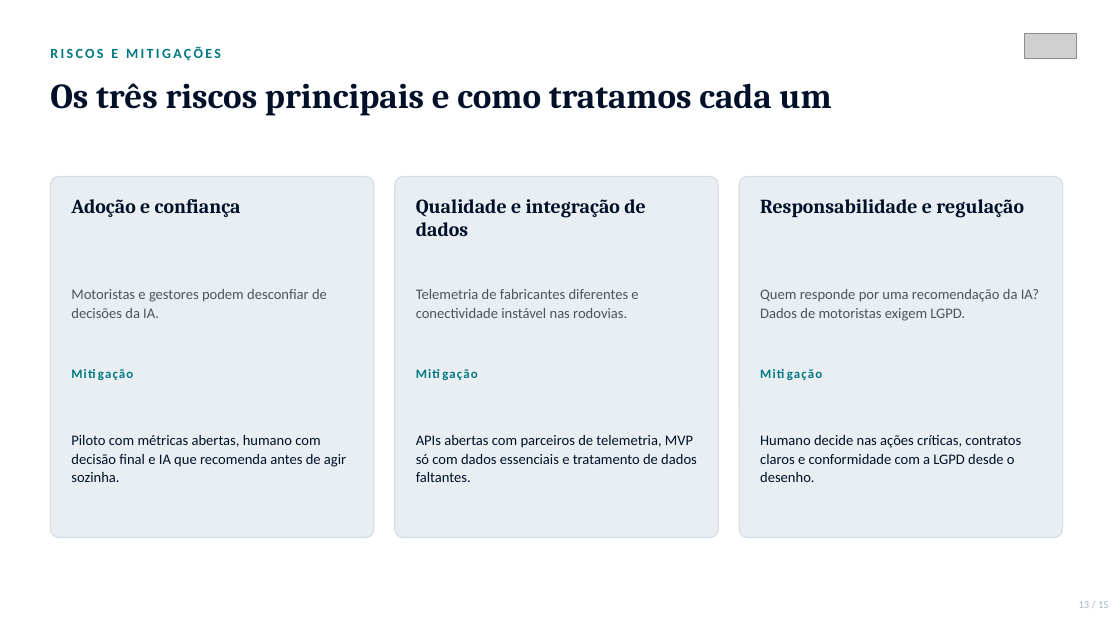
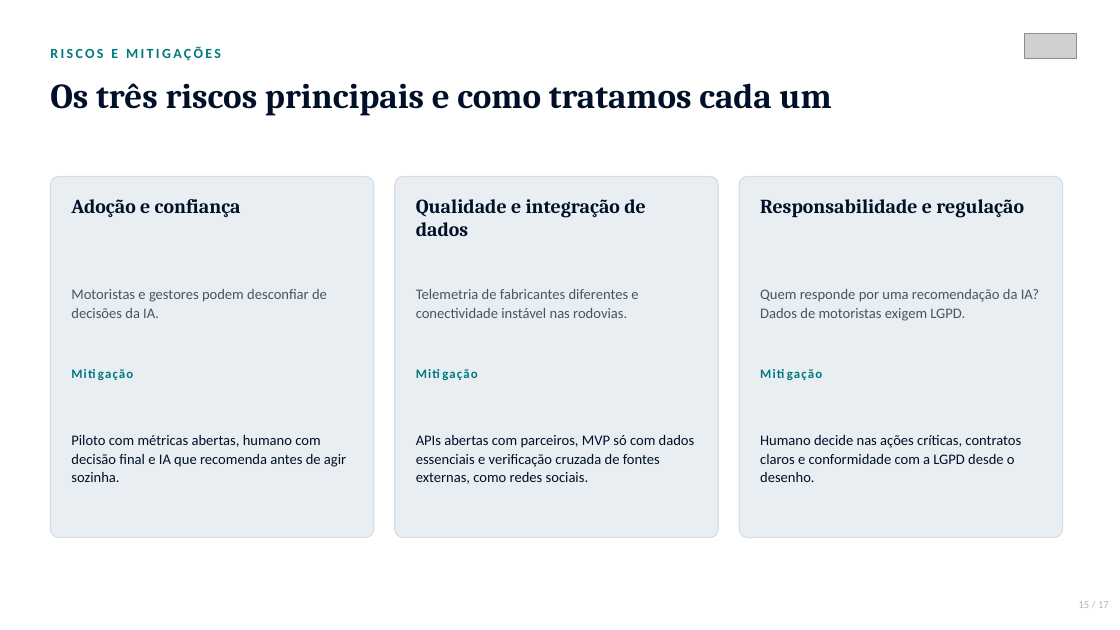
Before and after one commit to phdandrade-pixel/fleetmind-ai, a slide deck: slide 15 of pitch/FleetMind_AI_Apresentacao_Executiva.pptx (slide 13 before the commit). Drawn at 1120x630 pixels with LibreOffice and Linux fonts; fonts in the diff are those of the drawing; grey boxes stand for pictures. Boxes give left, top, right and bottom in pixels: in the first picture for what was removed or moved away, otherwise in the second. Text is boxed around its words. In the diff, an @@ line names an element or a change of style, - is before the commit and + after.

```diff
--- a/pitch/FleetMind_AI_Apresentacao_Executiva.pptx
+++ b/pitch/FleetMind_AI_Apresentacao_Executiva.pptx
@@ text at <box>416,435,695,484</box>: text changed @@
-APIs abertas com parceiros de telemetria, MVP só com dados essenciais e tratamento de dados faltantes.
+APIs abertas com parceiros, MVP só com dados essenciais e verificação cruzada de fontes externas, como redes sociais.
```
Also in this commit, not shown: 14 other slides changed, 2 slides added, 1 other file.
